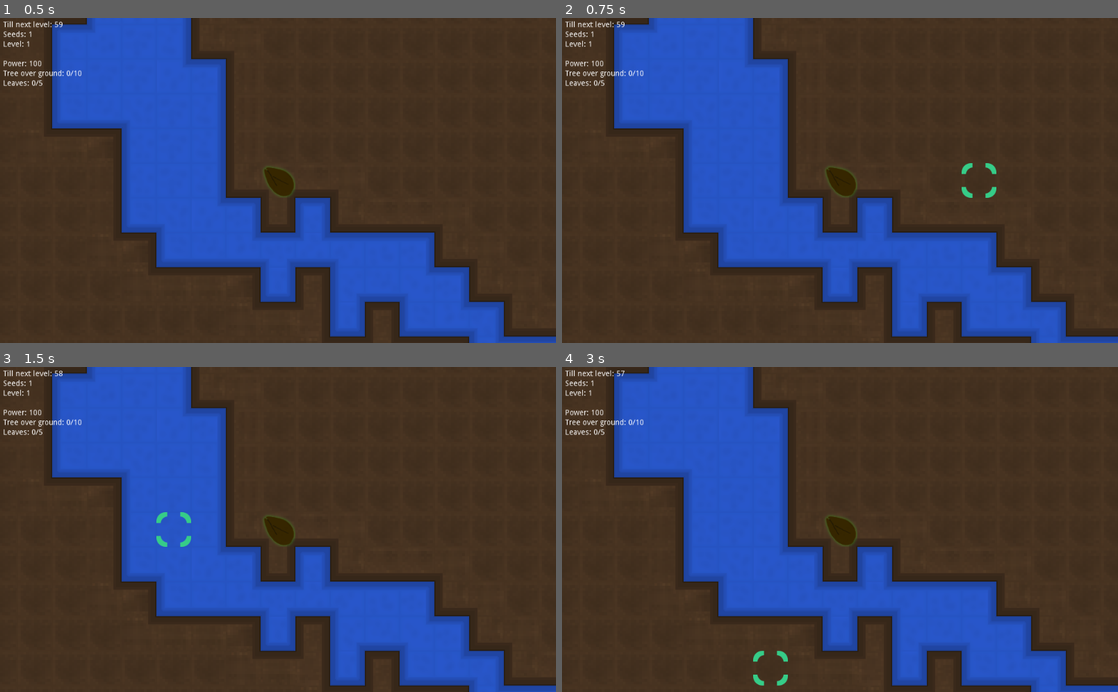
Above: before the commit, frames 1-4 (two rows, left to right).
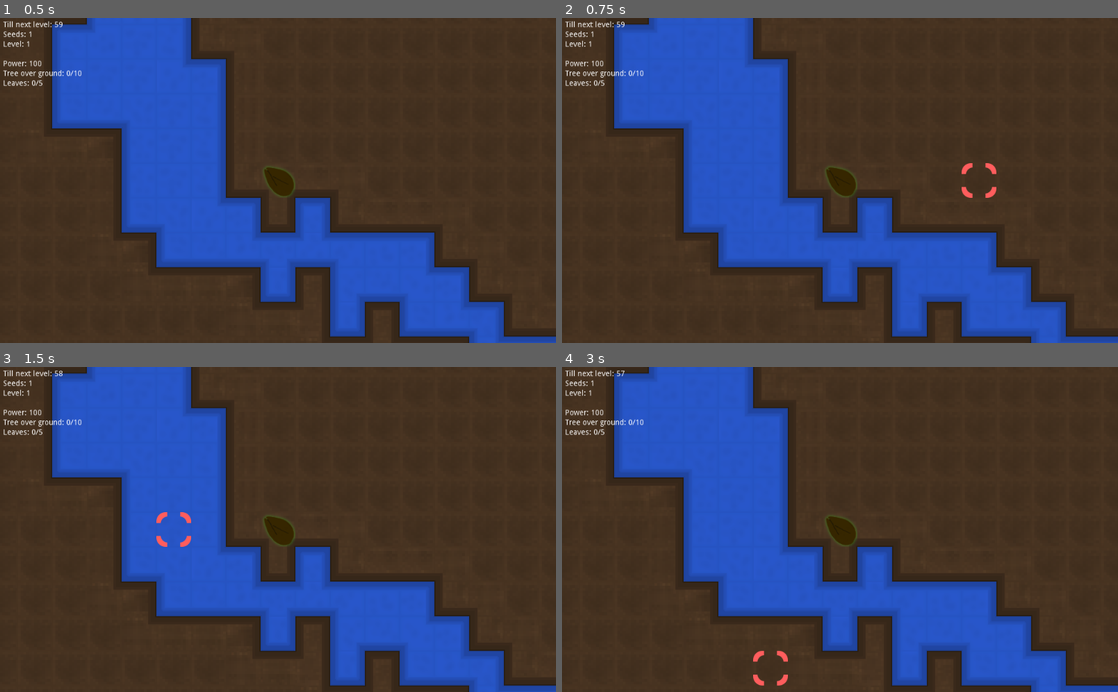
Above: after the commit, the same moments.

Repository: BigAwesome/SpringJam2D
Game: Godot game, scene res://scenes/game.tscn
The game is run twice, just before and just after one commit, with the same random seed, the same clock (stepped at 60 frames per second) and the same inputs.
Inputs (mouse positions are in pixels of both pictures, inside the frame that each line leads up to):
- Up to frame 1 (0.5 s): no input
- Up to frame 2 (0.75 s): tap Enter at 0.5 s; move the mouse to (962, 164) at 0.52 s; press the mouse at (962, 164) at 0.53 s
- Up to frame 3 (1.5 s): tap Space at 1.25 s; move the mouse to (166, 545) at 1.27 s; release the mouse at (166, 545) at 1.28 s; right-click (166, 545) at 1.35 s; click (166, 545) at 1.42 s
- Up to frame 4 (3 s): tap Enter at 2 s; move the mouse to (895, 458) at 2.02 s; tap Mouse wheel down (mouse_wheel_down) at 2.1 s; click (895, 458) at 2.17 s; tap Space at 2.75 s; move the mouse to (812, 594) at 2.77 s; tap Mouse wheel up (mouse_wheel_up) at 2.85 s; click (812, 594) at 2.92 s

Frame 1 is identical in both runs. In frame 2, 0.2% of the frame differs, in the area x 71-79%, y 44-56%; in frame 3, 0.2%; in frame 4, 0.2%, in the area x 34-41%, y 87-99%.

Commit message:
Added seperat rules and integrated into ui

Diff:
--- a/scripts/player.gd
+++ b/scripts/player.gd
@@ -20,13 +20,6 @@
 	if(_level_map.get_cellv(position) == Score.get_tile("rock")): return 3
 	for tree in trees:
 		outcome = Rules.get_tree_adjacent(tree, position)
-		# if(position.y < tree.seed_tile.y):
-		# 	if (position.x <= tree.seed_tile.x+1 or position.x >= tree.seed_tile.x-1):
-		# 		outcome = ui_tiles.Up
-		# 	else:
-		# 		outcome = ui_tiles.Blocked
-		# elif(position.y > tree.seed_tile.y):
-		# 	outcome = ui_tiles.Down
-		# else:
-		# 	outcome = ui_tiles.Blocked
+		if(outcome != 3): return outcome
+
 	return outcome
--- a/scripts/rules.gd
+++ b/scripts/rules.gd
@@ -1,17 +1,74 @@
 extends Node2D
 
-enum ui_tiles {
+
+var _level_map
+
+enum tiles {
 	Unknown,
 	Up,
 	Down,
 	Blocked
 }
 
+func _ready():
+	_level_map = get_tree().get_nodes_in_group("Map")[1]
+
+func _check_no_diagonal_stones(tile_to_check, top_left_pos):
+	var left_or_right = - 1
+	if(tile_to_check == top_left_pos): left_or_right = 1
+	var no_stone_below = _level_map.get_cellv(Vector2(tile_to_check.x, tile_to_check.y + 1)) != 0
+	var no_stone_beside = _level_map.get_cellv(Vector2(tile_to_check.x + (left_or_right), tile_to_check.y)) != 0
+
+	return (no_stone_below or no_stone_beside)
+
+
+func _check_connection_to_seed(tree, position, direction):
+	if(direction == tiles.Up):
+		return get_trunk_adjacent(tree, position)
+
+	else:
+		return get_root_adjacent(tree, position)
+
+func get_trunk_adjacent(tree, position):
+	var trunk = tree.trunks[tree.trunks.size() - 1]
+	if ((position.y == trunk.y - 1 and (position.x >= (trunk.x - 1) and position.x <= (trunk.x + 1)))):
+		return tiles.Up
+	else:
+		return tiles.Blocked
+
+func get_root_adjacent(tree, position):
+	#area in which needs to be at least one root
+	var start = Vector2(position.x - 1, position.y - 1) 	#current roots surrounding: #  #  #
+	var end = Vector2(position.x + 1, position.y - 1)		# "#" is root area			O  x  O
+	var index = start										# "O" is empty area			O  O  O
+
+	while index.y <= end.y:
+		var cell = tree.treemap.get_cellv(index)
+		if(cell == Score.get_tile("roots") or index == tree.seed_tile):
+			if(index != start && index != end):
+				return tiles.Down
+			else:
+				if(_check_no_diagonal_stones(index, start)):
+					return tiles.Down
+
+		if(index.x < end.x):
+			index.x = index.x + 1
+		else:
+			index.y = index.y + 1
+			index.x = position.x - 1
+	return tiles.Blocked
+
+
+func get_seed_adjacent(tree, position):
+	if(position.y < tree.seed_tile.y):
+		# _build_trunk(tree)
+		return _check_connection_to_seed(tree, position, tiles.Up)
+
+
+	else:
+		return _check_connection_to_seed(tree, position, tiles.Down)
+		# _build_root(tree)
+
+
 func get_tree_adjacent(tree, position):
-	if(position.y < tree.seed_tile.y): #over seed can only be trunk
-			# _build_trunk(tree)
-			return ui_tiles.Up
-
-	else: #under seed can only be root
-			return ui_tiles.Down
-			# _build_root(tree)
+	return get_seed_adjacent(tree, position)
